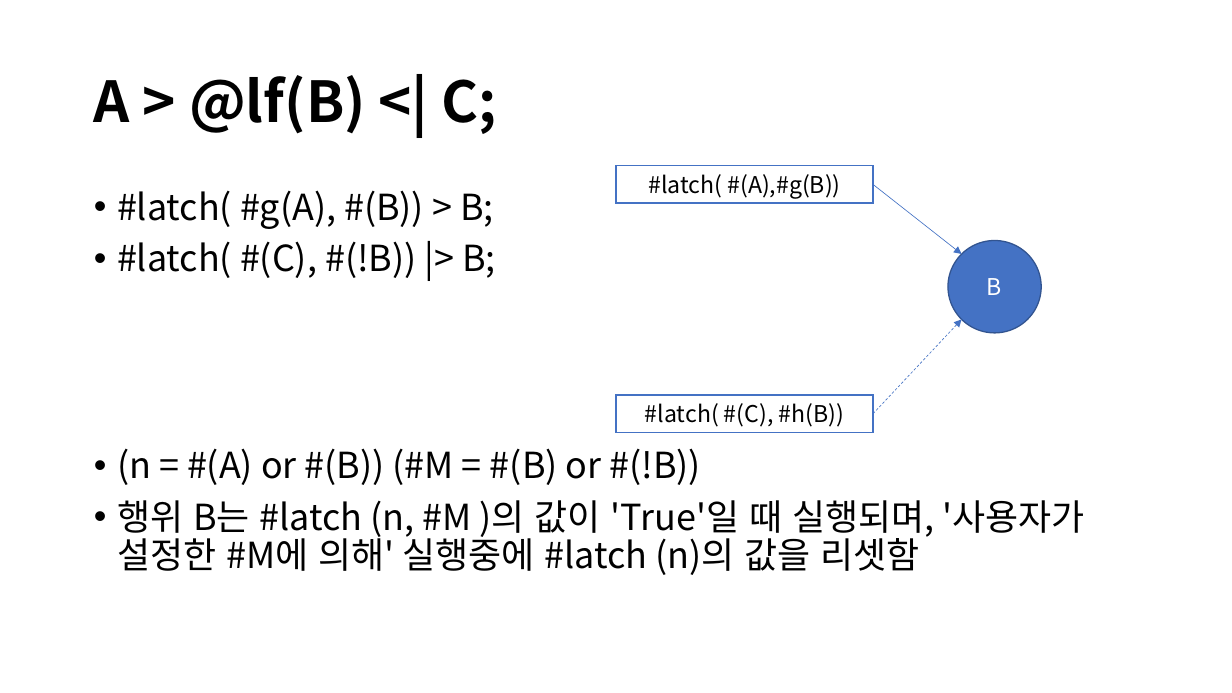
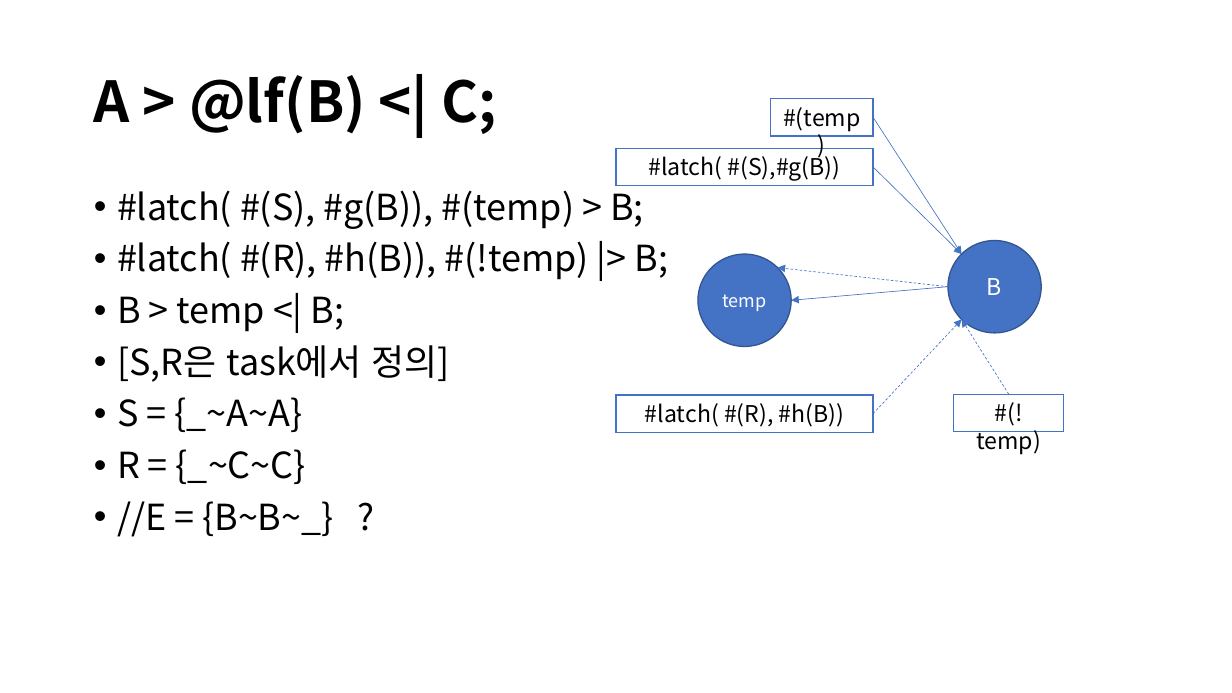
Before and after one commit to DualsoftDev/ds, a slide deck: slide 6 of Doc/PowerPoint/macro.pptx (slide 4 before the commit). Drawn at 1232x693 pixels with LibreOffice and Linux fonts; fonts in the diff are those of the drawing. Boxes give left, top, right and bottom in pixels: in the first picture for what was removed or moved away, otherwise in the second. Text is boxed around its words. In the diff, an @@ line names an element or a change of style, - is before the commit and + after.

```diff
--- a/Doc/PowerPoint/macro.pptx
+++ b/Doc/PowerPoint/macro.pptx
@@ rectangle added at box(771, 99, 873, 136), fill #FFFFFF, outline #4472C4 1 pt, 18 pt, text #000000 @@
+#(temp)
@@ arrow added from (873, 117) to (962, 254), #4472C4 0.5 pt @@
@@ rectangle "#latch( #(S),#g(B))": place and size @@
-rectangle "#latch( #(S),#g(B))" at box(616, 165, 873, 202)
+rectangle "#latch( #(S),#g(B))" at box(616, 149, 873, 186)
@@ text in rectangle at box(648, 152, 841, 181): text changed @@
-#latch( #(A),#g(B))
+#latch( #(S),#g(B))
@@ arrow moved from (873, 185) - (962, 254) to (873, 167) - (962, 254) @@
@@ text at box(117, 183, 669, 537): text changed @@
-• #latch( #g(A), #(B)) > B;
-• #latch( #(C), #(!B)) |> B;
-• (n = #(A) or #(B)) (#M = #(B) or #(!B))
-• 행위 B는 #latch (n, #M )의 값이 'True'일 때 실행되며, '사용자가 설정한 #M에 의해' 실행중에 #latch (n)의 값을 리셋함
+• #latch( #(S), #g(B)), #(temp) > B;
+• #latch( #(R), #h(B)), #(!temp) |> B;
+• B > temp <| B;
+• [S,R은 task에서 정의]
+• S = {_~A~A}
+• R = {_~C~C}
+• //E = {B~B~_} ?
@@ ellipse added at box(698, 254, 791, 347), fill #4472C4, outline #325491 1 pt, 14 pt, text #FFFFFF @@
+temp
@@ arrow added from (948, 287) to (777, 268), #4472C4 0.5 pt dashed @@
@@ arrow added from (948, 287) to (791, 300), #4472C4 0.5 pt @@
@@ arrow added from (1009, 395) to (962, 320), #4472C4 0.5 pt dashed @@
@@ text in rectangle at box(645, 403, 844, 427): text changed @@
-#latch( #(C), #h(B))
+#latch( #(R), #h(B))
@@ rectangle added at box(954, 395, 1064, 432), fill #FFFFFF, outline #4472C4 1 pt, 18 pt, text #000000 @@
+#(!temp)
```
Also in this commit, not shown: 1 other slide changed, 2 slides added.
